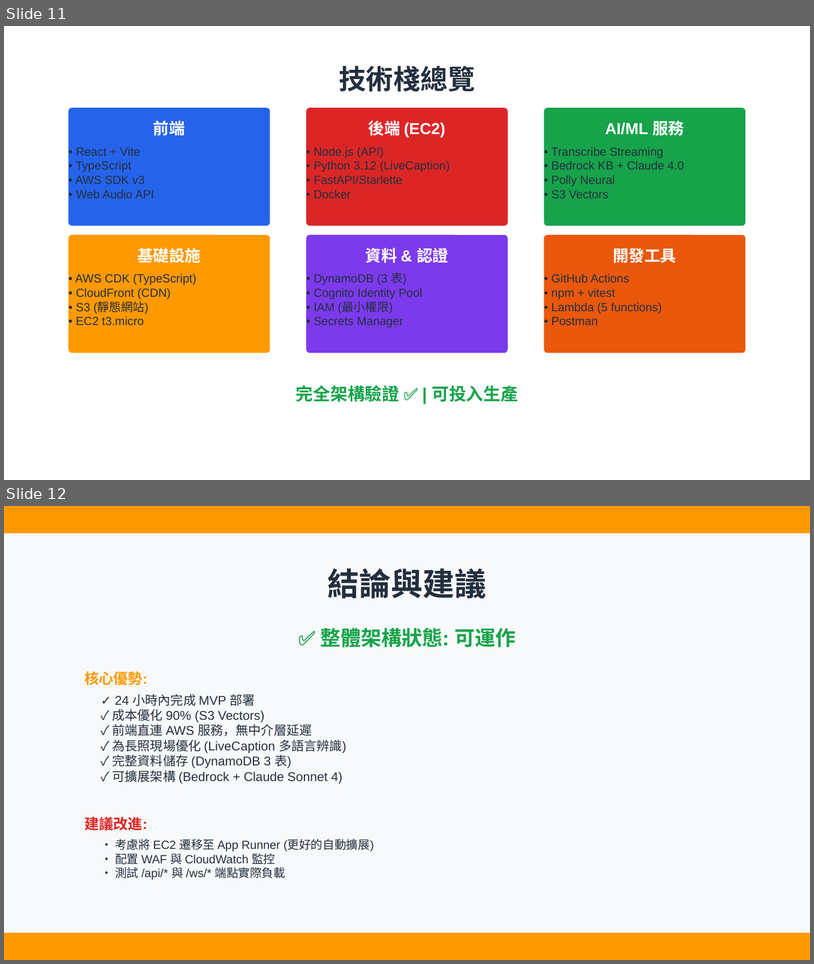
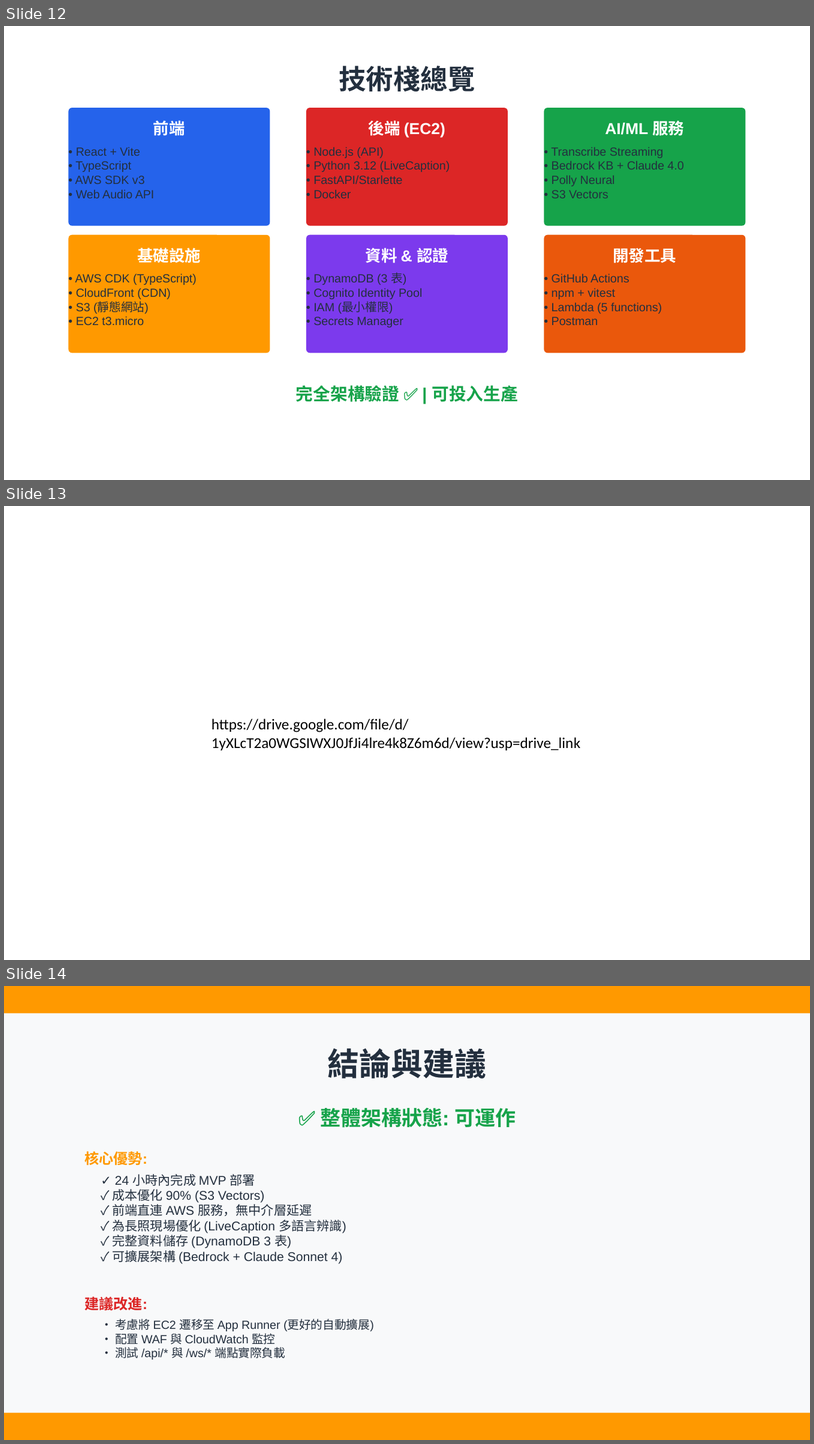
Before and after one commit to linjinhsien/Profit-Prophet, a slide deck: docs/architecture-verification/Profit-Prophet-完整驗證.pptx. Shown one above the other, each under a label of ours: slides 11 and 12 before the commit, slides 12, 13 and 14 after it. The pictures are 814x964 and 814x1444 pixels, drawn with LibreOffice and Linux fonts; fonts in the diff are those of the drawing. Boxes give left, top, right and bottom in pixels: in the first picture for what was removed or moved away, otherwise in the second. Text is boxed around its words. In the diff, an @@ line names an element or a change of style, - is before the commit and + after.

```diff
--- a/docs/architecture-verification/Profit-Prophet-完整驗證.pptx
+++ b/docs/architecture-verification/Profit-Prophet-完整驗證.pptx
@@ slide 13 added at bbox=[4, 506, 810, 960], background #FFFFFF @@
@@ text added at bbox=[212, 718, 581, 750], 18 pt, text #000000 @@
+https://drive.google.com/file/d/1yXLcT2a0WGSIWXJ0JfJi4lre4k8Z6m6d/view?usp=drive_link
@@ what was slide 11 is now slide 12 @@
@@ what was slide 12 is now slide 14 @@
```
Also in this commit, not shown: 2 slides changed, 1 other slide added, 1 other file.
